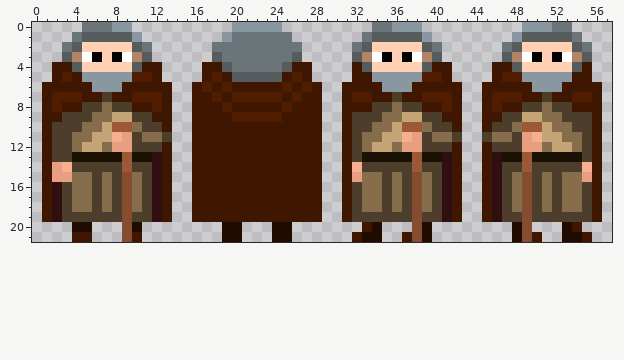
File history of a pixel-art sprite, Sprites/Volhv/V_igre/Volhv.png. Above: the version before the commit.
The file is 58x22 pixels.
The same view after the edit:
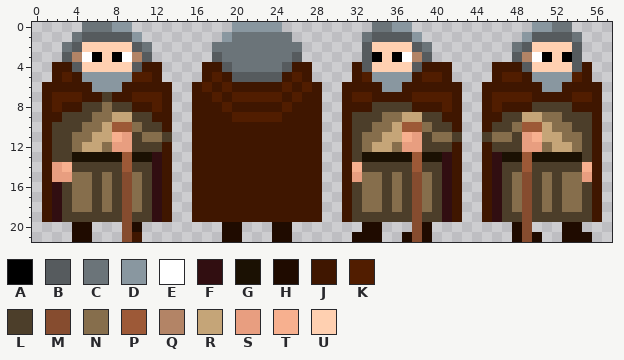
Palette (. is transparent): A #000000  B #565b5e  C #6b7479  D #8997a0  E #ffffff  F #310e11  G #1b1103  H #1f0b00  J #3f1600  K #511d00  L #4c3e2a  M #864c2f  N #866e4c  P #9d5937  Q #b38466  R #c5a578  S #e89e80  T #f7b08f  U #ffd0b1
What changed:
@@ x 30..57 @@
- 0 ....CCDDD..........DDDCC....
- 1 ...CBBBBBD........DBBBBBC...
- 2 ..CBUUUUUBC......CBUUUUUBC..
- 3 ..BQEAUAEQB......BQEAUAEQB..
- 4 ..JBUUUUUBJJ....JJBUUUUUBJ..
- 5 ..JJDDDDDKKJ....JKKDDDDDJJ..
- 6 .JJJJDDDJJJJJ..JJJJJDDDJJJJ.
- 7 .JKKJJLJJKKKJ..JKKKJJLJJKKJ.
- 8 .JJJLLNLLJJKJ..JKJJLLNLLJJJ.
+ 0 ....CCDD............DDCC....
+ 1 ...CBBBBD..........DBBBBC...
+ 2 ...BUUUUBC........CBUUUUB...
+ 3 ...BAUAEQB........BQEAUAB...
+ 4 ..JBUUUUBJJJ....JJJBUUUUBJ..
+ 5 ..JKDDDDJKKJ....JKKJDDDDKJ..
+ 6 .JJJJDDJJJJJJ..JJJJJJDDJJJJ.
+ 7 .JKKJJJJKKKKJ..JKKKKJJJJKKJ.
+ 8 .JJJLLLLJJJKJ..JKJJJLLLLJJJ.
  9 .JLLLNNRRLLJJ..JJLLRRNNLLLJ.
@@ x 0..57 @@
 19 .JFLLLLLLMLLFJ..JJJJJJJJJJJJJ..JLLLLLLMLLFJ..JFLLMLLLLLLJ.
-20 ....HH...MH........HH...HH.......JH...MH........HM...HJ...
-21 ....JJ...MJ........HH...HH......JHH..JMH........HMJ..HHJ..
+20 ....HH...MH........HH...HH.......HH...MH........HM...HH...
+21 ....HH...MJ........HH...HH......HHH..HMH........HMH..HHH..
